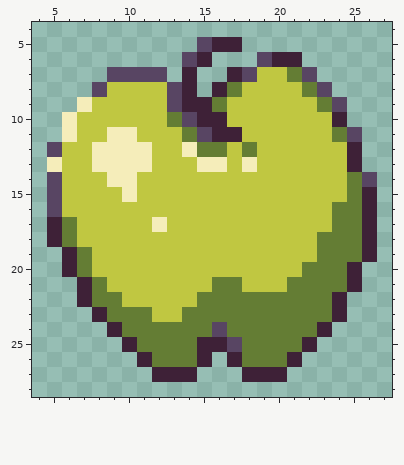
Edited in one commit: pixel-art sprite (Assets/Images/Tiles/tile_apple.png). Above, as it was before the edit.
The file is 32x32 pixels. Shown: x 4..27, y 4..28.
Once edited:
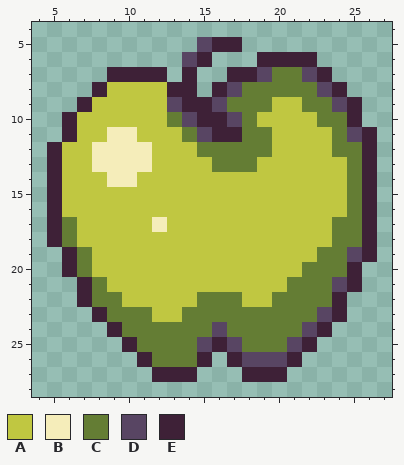
Palette (. is transparent): A #c0c741  B #f5edba  C #647d34  D #584563  E #3e2137
The exact change:
y 6: x 19 D -> E; x 22 . -> E
y 7: x 9..12 DDDD -> EEEE; x 18..20 DAA -> EDC; x 23 . -> E
y 8: x 8 D -> E; x 13 D -> E; x 17..21 CAAAA -> DCCCC; x 24 . -> E
y 9: x 7 B -> E; x 16..19 CAAA -> DCCC; x 22 A -> C; x 25 . -> E
y 10: x 6 B -> E; x 17..18 AA -> DC; x 23..25 AE. -> CCE
y 11: x 6 B -> E; x 18..19 AA -> CC; x 26 . -> E
y 12: x 5 D -> E; x 14 B -> A; x 17 A -> C; x 19 A -> C; x 24..26 AE. -> CCE
y 13: x 5 B -> E; x 15..18 BBAB -> ACCC; x 25..26 E. -> CE
y 14: x 5 D -> E; x 26 D -> E
y 15: x 5 D -> E; x 10 B -> A
y 16: x 5 D -> E; x 24 C -> A
y 18: x 23 C -> A
y 19: x 25 C -> D
y 21: x 16..17 CC -> AA; x 24 C -> D
y 22: x 18..19 CC -> AA
y 23: x 23 C -> D
y 24: x 22 C -> D
y 25: x 15 E -> D; x 21 C -> D
y 26: x 18..20 CCC -> DDD
Pixel boxes of the changes (left, top, right, bottom) in both pictures:
changed: (47, 52, 377, 367)
